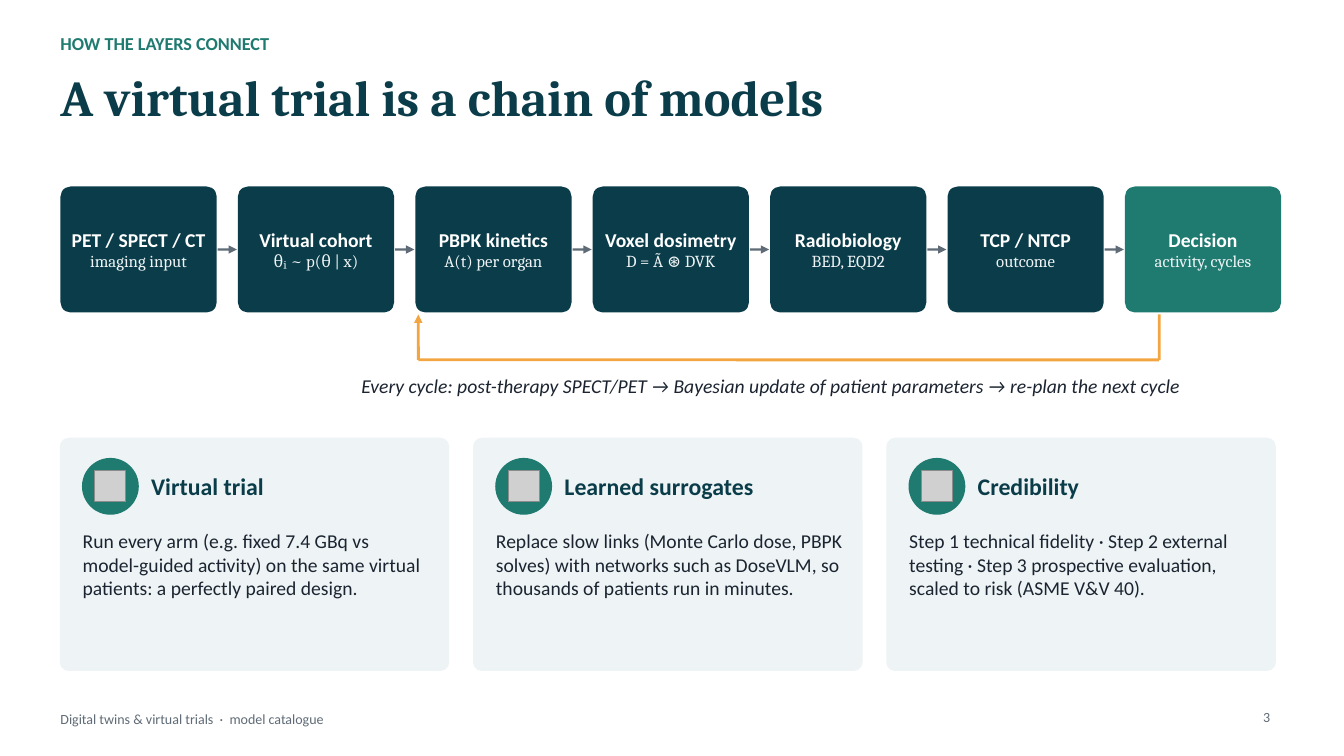
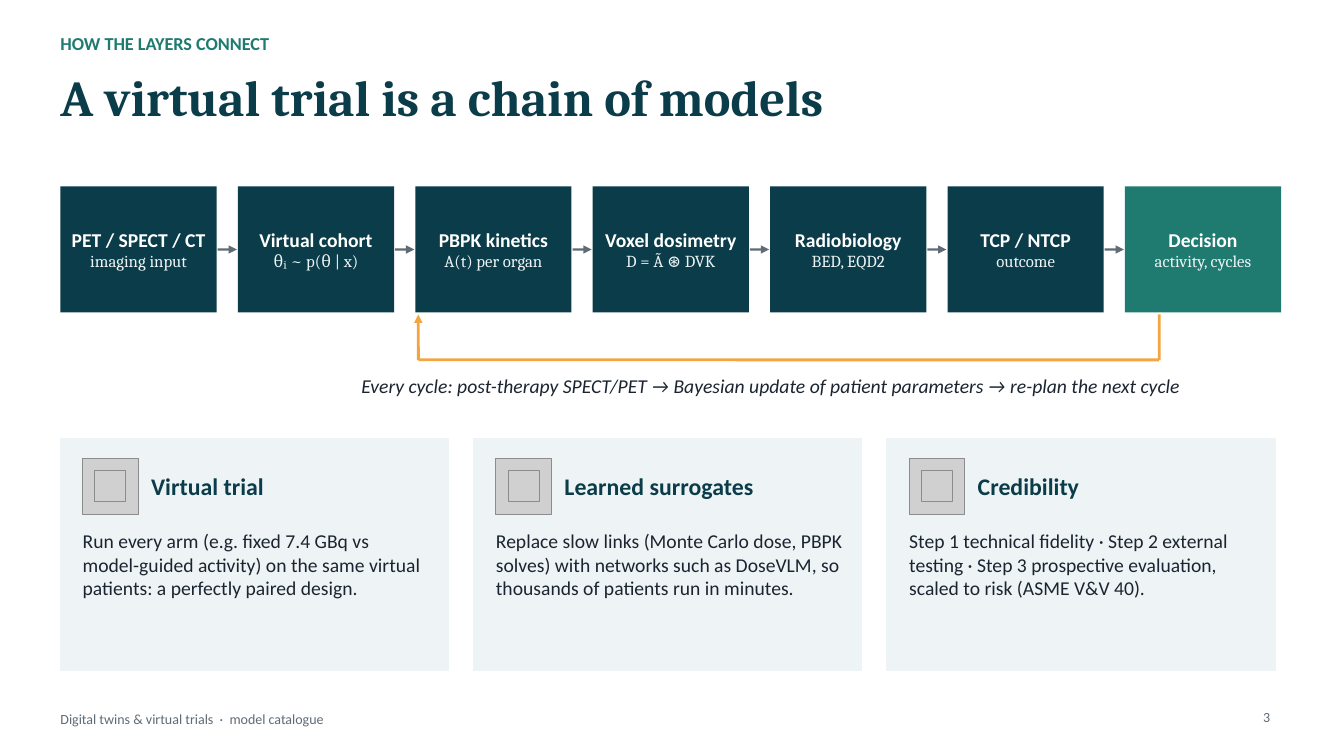
Before and after one commit to habdollahin/habdollahin, a slide deck: slide 3 of talks/DT_Mathematical_Models_and_AI.pptx. Drawn at 1344x756 pixels with LibreOffice and Linux fonts; fonts in the diff are those of the drawing; grey boxes stand for pictures. Boxes give left, top, right and bottom in pixels: in the first picture for what was removed or moved away, otherwise in the second. Text is boxed around its words. In the diff, an @@ line names an element or a change of style, - is before the commit and + after.

```diff
--- a/talks/DT_Mathematical_Models_and_AI.pptx
+++ b/talks/DT_Mathematical_Models_and_AI.pptx
@@ rounded rectangle to rectangle in 10 elements at (60,187,217,313), (238,187,394,313), (415,187,572,313), (593,187,749,313), (770,187,927,313), (948,187,1104,313), (1125,187,1281,313), (60,439,449,670), (474,439,862,670), (887,439,1275,670) @@
@@ ellipse removed at (83,459,138,514) @@
@@ picture added at (83,459,138,514) @@
@@ ellipse removed at (496,459,552,514) @@
@@ picture added at (496,459,552,514) @@
@@ ellipse removed at (909,459,965,514) @@
@@ picture added at (909,459,965,514) @@
```
Also in this commit, not shown: 21 other slides changed, 5 other files.
